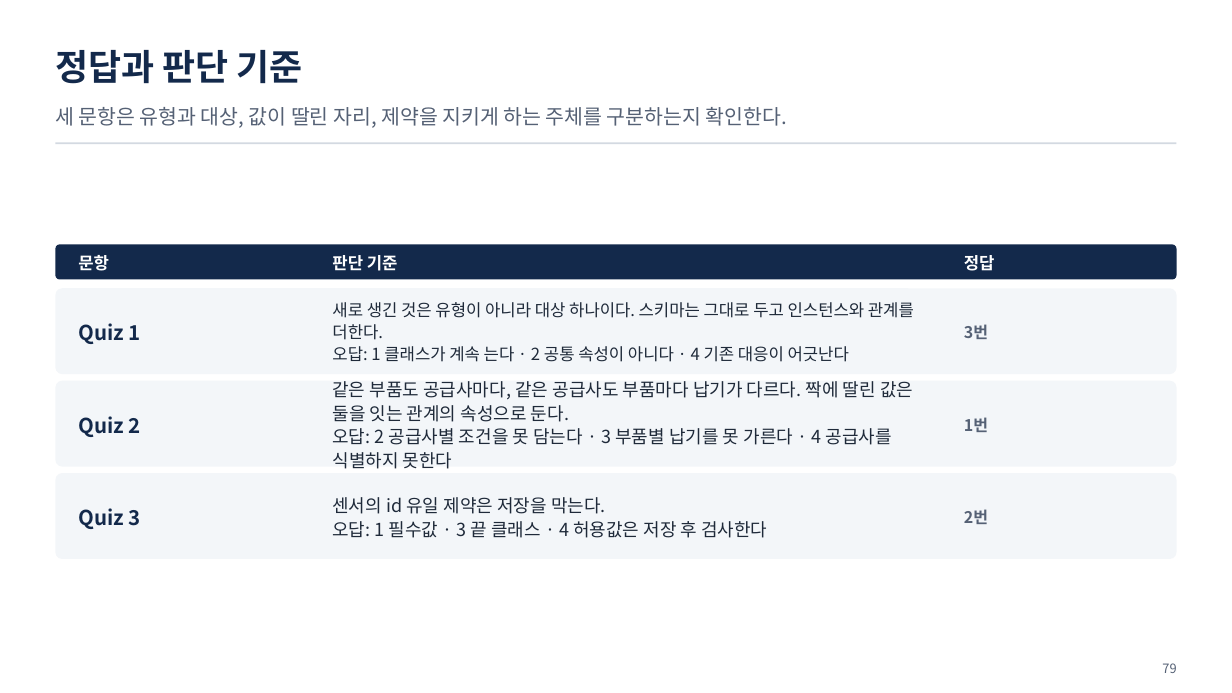
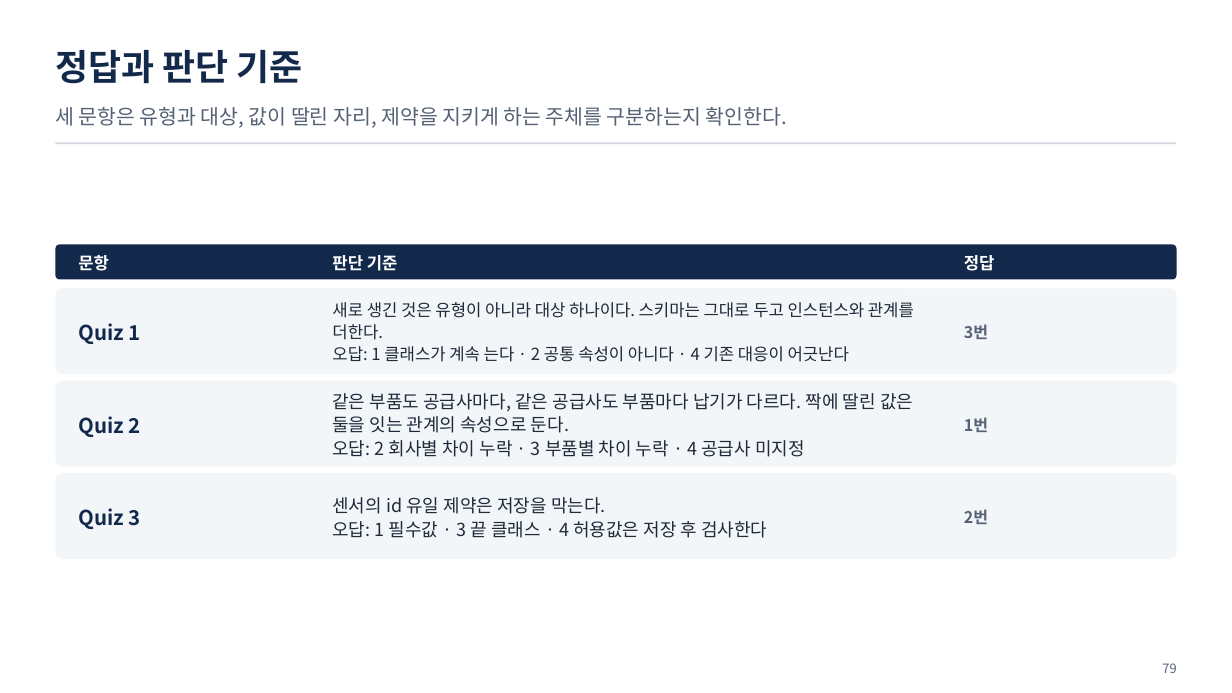
Before and after one commit to uengine-oss/hyd-iot-edu, a slide deck: slide 79 of workspace/강의제작/산출물/통합반/이론/02회차/통합반_02일차.pptx. Drawn at 1232x693 pixels with LibreOffice and Linux fonts; fonts in the diff are those of the drawing. Boxes give left, top, right and bottom in pixels: in the first picture for what was removed or moved away, otherwise in the second. Text is boxed around its words. In the diff, an @@ line names an element or a change of style, - is before the commit and + after.

```diff
--- a/workspace/강의제작/산출물/통합반/이론/02회차/통합반_02일차.pptx
+++ b/workspace/강의제작/산출물/통합반/이론/02회차/통합반_02일차.pptx
@@ text at bbox=[332, 440, 805, 457]: text changed @@
-오답: 2 공급사별 조건을 못 담는다 · 3 부품별 납기를 못 가른다 · 4 공급사를 식별하지 못한다
+오답: 2 회사별 차이 누락 · 3 부품별 차이 누락 · 4 공급사 미지정
```
Also in this commit, not shown: 6 other slides changed, 28 other files.
